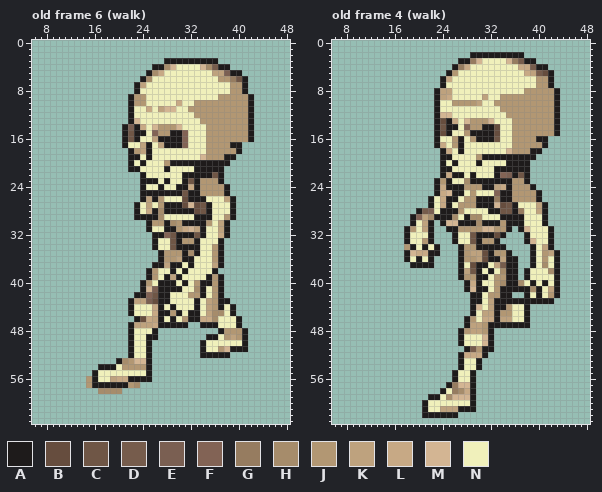
One commit to this pixel-art file: assets/Enemy/skeleton/skeleton.aseprite. Above is the file before it was changed.
64x64 pixels, 23 frames. Colours within 5 levels of each other are drawn and written as one. Shown: old frame 6 (walk): x 6..48, y 0..63; old frame 4 (walk): x 6..48, y 0..63. The commit also changed other frames, which this record leaves out.
Palette (. is transparent): A #1e1b1b  B #664d3e  C #6f5646  D #765c4c  E #7a5f52  F #826355  G #967c60  H #a68c6b  J #b29773  K #bea27e  L #c7a985  M #d3b593  N #f0f0bb
Pixels before, old frame 6 (walk) (only the part around the change), first column x 11:
 0 ......................................
 1 ......................................
 2 ......................................
 3 .................AAAAAAAAA............
 4 ...............AAHMNNNNMHDAA..........
 5 ..............AHLNNNNNNNNKKEAA........
 6 .............AHNNNNNNNNNNNJJGCA.......
 7 ............AKNNNNNNNNNNNNNNJJA.......
 8 ............ANNNNNNNNNNNNNNNJJA.......
 9 ...........AJJNNNNNNNNNNNNJJJJJA......
10 ...........AJJNNNNNLNNJJJJJJJJJA......
11 ...........ANNLNKMMNNJJJJJJJJJJA......
12 ...........ANNNNNNNNNNJJJJJJJJJA......
13 ...........AMNNNNNNNNNNJJJJJJJJA......
14 ..........AEALNMJJJMNNNNJJJJJJJA......
15 ..........ACAANFJJAAFNNNJJJJJJJA......
16 ..........ACANNKAAAAFNNNJJJJJJJA......
17 ..........ANNKANKAAAFNNNJJJJAA........
18 ...........AJKANNNNNNNNNJJJJJA........
19 ...........AANANNNNNNNNMJJJAA.........
20 ...........ANANNNJAAAAAAAAAA..........
21 ...........AANNNNANNNNAAAAA...........
22 .............ANNNNNNAAAAACA...........
23 .............AAANANNACAJJJA...........
24 .............ANNANNAALAJJJJA..........
25 .............AAAAAAACAAJJJJA..........
26 .............AKAJNNNBAAANNNKA.........
27 ............ANKNJAAABMBCANNNA.........
28 ............ANLAHAAAAABCANNNA.........
29 ............AAAAHNNNNNAAANNJA.........
30 ..............AJJAHJAAAAJNKA..........
31 ..............ANNAAJLMKANNKA..........
32 ...............AAFCAAACANNLA..........
33 ...............ANNCAJJANNNA...........
34 ...............ANNCAAAANNJA...........
35 ................AJJJAHANNJA...........
36 ................AJJKAANNNJA...........
37 ...............AAKAANANNNKA...........
38 ..............AJNNANANNNNA............
39 ..............AJNAKANNNNAJA...........
40 .............AJNAAANANJAAJA...........
41 .............AMEAAAANNHANJA...........
42 ............AAFCAANNNJJANJA...........
43 ...........AKKEBAANNNNANKJAA..........
44 ...........ANNNLANANNNANKJANA.........
45 ...........ANNNLAAJANAANKHHNA.........
46 ............ABLKANANJAALLHNNNA........
47 ...........AKKKLAAAAA..AAANNNA........
48 ...........ANNNA..........AJJJA.......
49 ...........ANNAA........AANJKJA.......
50 ...........ANNA........ANNNNNNA.......
51 ...........ANNA........ANNJMAAA.......
52 ...........ANNA........AAAAA..........
53 .........AHJMMA.......................
54 ......AAANJJJJA.......................
55 .....ANNNNNNNNA.......................
56 ....JANNKLLAAAA.......................
57 ....JAAAAAAJH.........................
58 ......HHHH............................
59 ......................................
60 ......................................
61 ......................................
62 ......................................
63 ......................................
Pixels before, old frame 4 (walk) (only the part around the change), first column x 14:
 0 ...................................
 1 ...................................
 2 ...............AAAAAAAAA...........
 3 .............AAGMNNNNMGDAA.........
 4 ............AGLNNNNNNNNLLDAA.......
 5 ...........AJNNNNNNNNNNNLKDBA......
 6 ..........ALNNNNNNNNNNNNNNJJA......
 7 ..........ANNNNNNNNNNNNNNNJJA......
 8 .........AKKNNNNNNNNNNNNJJJJJA.....
 9 .........AKLNNNNNKNNJJJJJJJJJA.....
10 .........ANNJJJJKNNJJJJJJJJJJA.....
11 .........ANNNNNNNNNNJJJJJJJJJA.....
12 .........AMMNNNNNNNNNJJJJJJJJA.....
13 .........ABALNMJJJMNNNJJJJJJJA.....
14 .........ACAANFJJAABNNJJJJJJJA.....
15 .........ABANNJAAAABNNJJJJJJJA.....
16 .........ANNJANJAAACNNJJJJAA.......
17 .........ALNJANNNNNNNNJJJJJA.......
18 ..........ALNANNNNNNNMJJJAA........
19 ..........AANNNNJAAAAAAAAA.........
20 ..........ANANNNANNNNAAAA..........
21 ..........AANNNNNNNAAAAAA..........
22 ..........ALAANANNNAFEACA..........
23 .........AJANNHAAAAAAAJJA..........
24 .........ALAAAJJJAAKLAJJJA.........
25 .........ALMAANJNNNFAAJJJJA........
26 ........ANLAANJJAAAGAAJJJJA........
27 ........ANLANJJJAAAMBCANNNKA.......
28 ......ADENAAAJNNNNAACCAGNNKA.......
29 .....AFKHAAAHNAHHNNNAAAANNNA.......
30 .....ANKA.AMMAAAHAAAJAAANNNA.......
31 ....AJNKA..AAJJJJMMJJA.AMNNNA......
32 ....ANNNA...ANNCAAABA...ANNNA......
33 ....ANNJA...ANNCAJJA....AMNNA......
34 ....JANANA...AJJAAAAA....ANKA......
35 ....AMLLAA...AJKKBAJJA...ANJKA.....
36 ....ANANA....AJJKBAAKAA..ANJNA.....
37 .....AAAA....ANBAANKDAA..ANHNA.....
38 .............AKCANANHAA.ANNNHA.....
39 .............AJJAANJJAA.ANNNNA.....
40 ..............ALANNJHAAHNANANA.....
41 ..............AMAANJAAAAAHANKA.....
42 ...............AANJJAA..ANANJA.....
43 ...............AANKAAAAAAAAAA......
44 ...............AMNKAAJNNA..........
45 ...............ANKKAJJNNA..........
46 ..............AJNLLAKKNNA..........
47 ..............AKKJAAAAAAA..........
48 .............AJKKJA................
49 .............ANNNMA................
50 .............ANNNMA................
51 ..............ADJAA................
52 .............ALLLA.................
53 .............ANNA..................
54 .............ANNA..................
55 ............ANNA...................
56 ............ANNA...................
57 ...........AGMMA...................
58 ..........ANGHLA...................
59 ........AANHMMMA...................
60 .......ANNNNNNNA...................
61 .......ANNKKKAAA...................
62 .......AAAAAA......................
63 ...................................
The result:
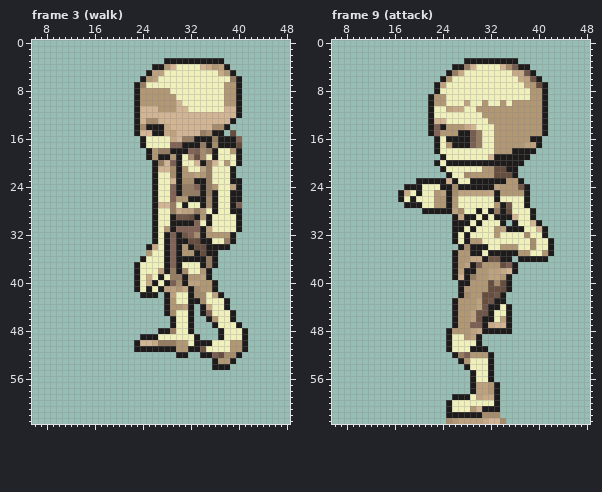
A new or re-ordered frame is compared with the old frame closest to it.
Difference:
frames 23 -> 22
layer "north-west" now shown
layer "south-west" now hidden
Changed rows in their new state; - is an unchanged pixel.
Frame 3 (walk) is new; against old frame 6 (walk):
first column x 15:
 3 ----------------------A-----
 4 -------------J------LJK-----
 5 -----------KK--------NLJ-.--
 6 ----------JK----------NN-A.-
 7 ---------G-------------J-A.-
 8 ---------JJJJJ---------J-A.-
 9 -------.A-JJJJJ-------N--A..
10 -------.A-JJJJJM--NNNNN--A..
11 -------.AMMMJJJMMNNNNNNMMA..
12 -------.AMMMMMMMMMMMMMMMMA..
13 -------.AMHHMMMMMMMMMMMMA...
14 ------..-HAAALM-MMMMMHHA....
15 ------..-MMAALKMMMMGHAA.B...
16 ------...A-NNNLMGGAAAGAAAF..
17 ------...AN-NNFFAAAGAHAA-B--
18 -------...-JGGAAAFEHGANN----
19 -------...-JAAJA-HBHNANNNA--
20 -------....AGME-NNM-GMNJNA--
21 -------....AMMHAJ-NKGNNNA---
22 ---------..A--HAJJKJGNNNA---
23 ---------..--NMAHH-AGNNNAA--
24 ---------..AN-F-GGFAG-NNKA--
25 ---------..-NNF-GGGAGANNAA--
26 ---------..-N-FJJ---HA-N-A--
27 --------...AMMGNANNAHA---E--
28 --------...-NNGLKKGJNA---A--
29 --------...-N-ACCB-J---NNA--
30 ----------.ANNAA--FNA-NNNA--
31 ----------.A-J-FFFF-K-NNNA--
32 ------------NAE-CFH-JJJJA---
33 -------------AF-ABBAA-NGA---
34 ----------AL-AF-J-BBAA-A----
35 ----------JNNAFAJJ-BAA.-----
36 ---------ANNNAFA--AAGA.-----
37 --------ANNNNAF--N-AGA.-----
38 --------ANNNKAGAH--JA.------
39 --------ANLNANGGAJJK-..-----
40 --------ANLAN-EH-KKJJA.-----
41 --------ANAN-KKJLA-JJA.-----
42 --------.-AA.-K--AHH-K------
43 -------......-J--A-HNNN-----
44 -------......AJJKA.ALNNA.---
45 -------......-HN--.AFNN-----
46 --------......--N-..AJ--A.--
47 -------.......-NNA-..-------
48 -------.....AAGNNA-----NNN--
49 -------..A--NNNNNNA-..ANNN--
50 -------.AMMLGGGJJNA-A---JJ--
51 -------.AA-AAAAJJAAC--NNJJ--
52 -------....----AA----EBHHA--
53 -----......----------AJJA---
54 --.........----------AAA----
55 -..........-----------------
56 ...........-----------------
57 .........-------------------
58 --....----------------------
Frame 9 (attack) against old frame 4 (walk):
first column x 17:
 2 ------------.........------
 3 ----------.-AAAAAAAA...----
 4 ----------AGM----MHDAA...--
 5 ---------GL--------LLCA...-
 6 --------J-----------LKCA..-
 7 ------AK-------------KJBA.-
 8 -------NN------------N--A..
 9 -----AJJN-----N--NNNNN--A..
10 -----AJJ-NNKNNJ-N-N-----A..
11 -----AN-KLL--JJJJ-------A..
12 -----ANNN-----JJJJ------A..
13 -----AMMNN-NNNNJJJJ-----A..
14 -----AEAJJJLMNNNJJJ-----A..
15 -----AFJJJAADGNNJJJ-----A..
16 --------AA-ADGNNJJJ---A-.--
17 -------NJA-AEG--JJJ--KKA.--
18 ------ANN-N-----JJJAAA-.---
19 --------N----NNM------.----
20 ------ANA-AAA-AAAA---.-----
21 --------N-----JJBB--..-----
22 -------.ANNHJJJJBBB-..-----
23 ---AAA-AMA-N------J-A.-----
24 -AAANNNA-H-AAA---JJ-CA.----
25 ALNANNJKAHKKKKKLAJJ--A..---
26 ANANNNJJ-J-NNNNNANNNNA..---
27 -AAANNJJ-JNNNNNNJA-N-A...--
28 ---.AAA--KH--A--GABNN-A..--
29 --.......AL-ANA-A--MN-A..--
30 --....-..A--NANNNA.-N-MA.--
31 -.....--.-ANANNN-K-A-N-MA.-
32 -.....-----ANNNNJNNNNH--A.-
33 -.....-----AJJNNNNNNNNH----
34 -......----HA--NNJJJNNH-N--
35 -......--AJ-AAN-AA-AJJN--A.
36 -.....---AJ-LLACCA-.AA-AA..
37 --....---AJKADJJJBE---.....
38 ---------AKAAJJKKLM--......
39 ---------AMAGJJKK--.-......
40 ----------A-JJJBHB-........
41 ----------AJJJJBBB-........
42 ----------AHJJBBC-.--......
43 ---------AJJJKBC--........-
44 ---------AJJJKCA-NA...-----
45 ---------AJJKCCANNA...-----
46 ---------AJJKCAAN-A...-----
47 ---------AJJEEALMM-...-----
48 --------AJJ--LA-AAA--------
49 --------ANNJKA..-----------
50 --------ANN--A..-----------
51 --------ANNNAA-.-----------
52 ---------AGEJJJA-----------
53 -----------J-NNA-----------
54 ----------.A-NNA-----------
55 ---------...-NNA-----------
56 ---------...-NNA-----------
57 --------....-KKJA----------
58 -------.....-KKJA----------
59 -----....AAANKLLA----------
60 ----....A---NNNNA----------
61 ----....ANNNJMAAA----------
62 ----....--AAAAHHH----------
63 --------HJKKKKLMMH---------
Changed places in both pictures, as pixel boxes (x1, y1, x2, y2):
changed: (86, 58, 254, 394)
changed: (398, 52, 560, 424)
